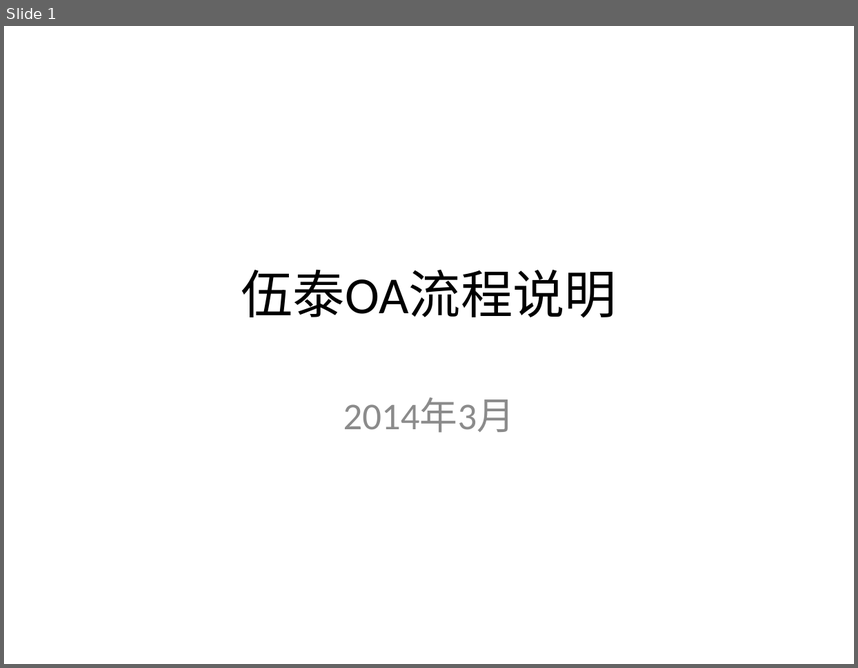
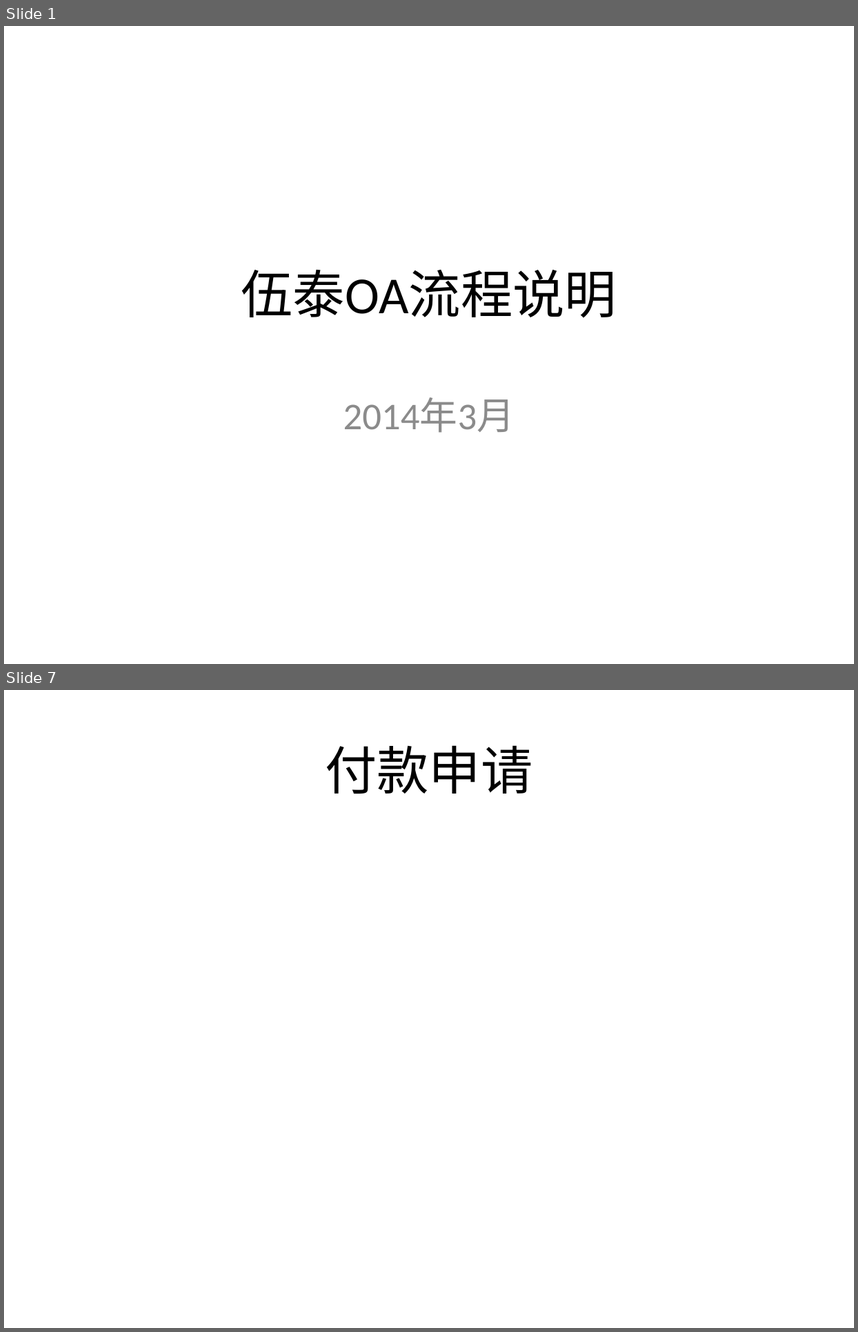
Before and after one commit to yuanly/oa, a slide deck: doc/伍泰OA流程说明.pptx. Shown one above the other, each under a label of ours: slide 1 before the commit, slides 1 and 7 after it; the slides between them are not shown. The pictures are 858x668 and 858x1332 pixels, drawn with LibreOffice and Linux fonts; fonts in the diff are those of the drawing. Boxes give left, top, right and bottom in pixels: in the first picture for what was removed or moved away, otherwise in the second. Text is boxed around its words. In the diff, an @@ line names an element or a change of style, - is before the commit and + after.

```diff
--- a/doc/伍泰OA流程说明.pptx
+++ b/doc/伍泰OA流程说明.pptx
@@ slide 7 added at bbox=[4, 690, 854, 1328], background #FFFFFF @@
@@ title added at bbox=[325, 745, 533, 793], 44 pt, text #000000 @@
+付款申请
```
Also in this commit, not shown: 8 other slides added, 5 other files.
